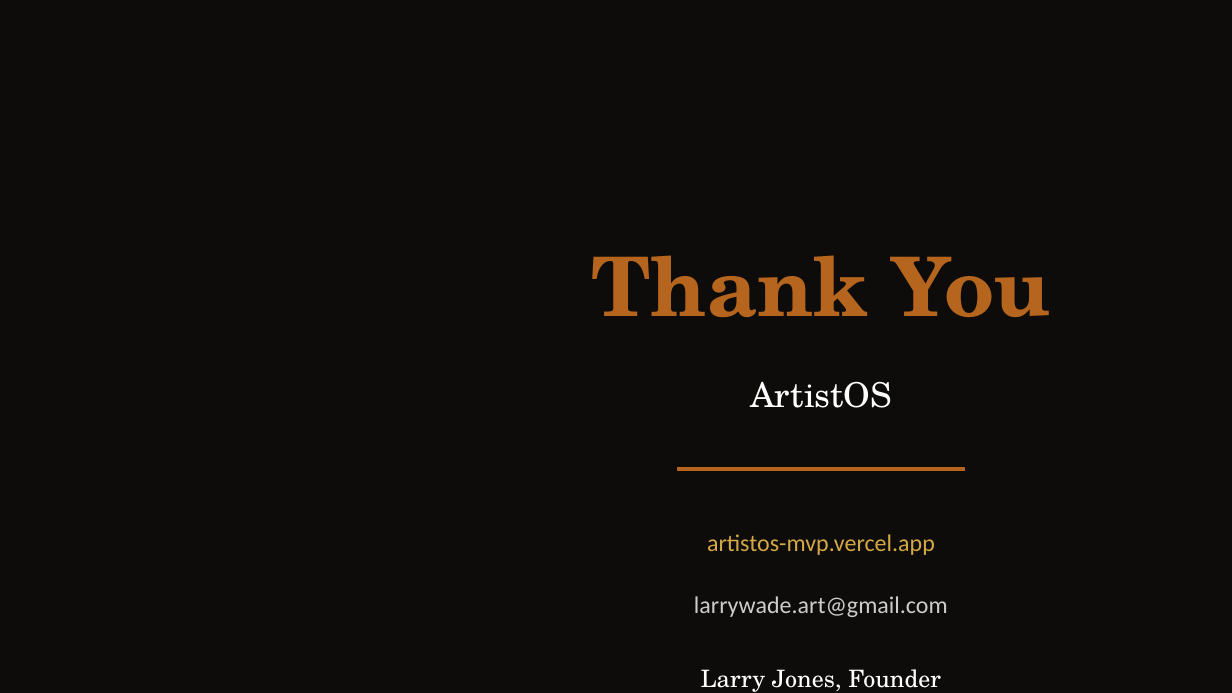
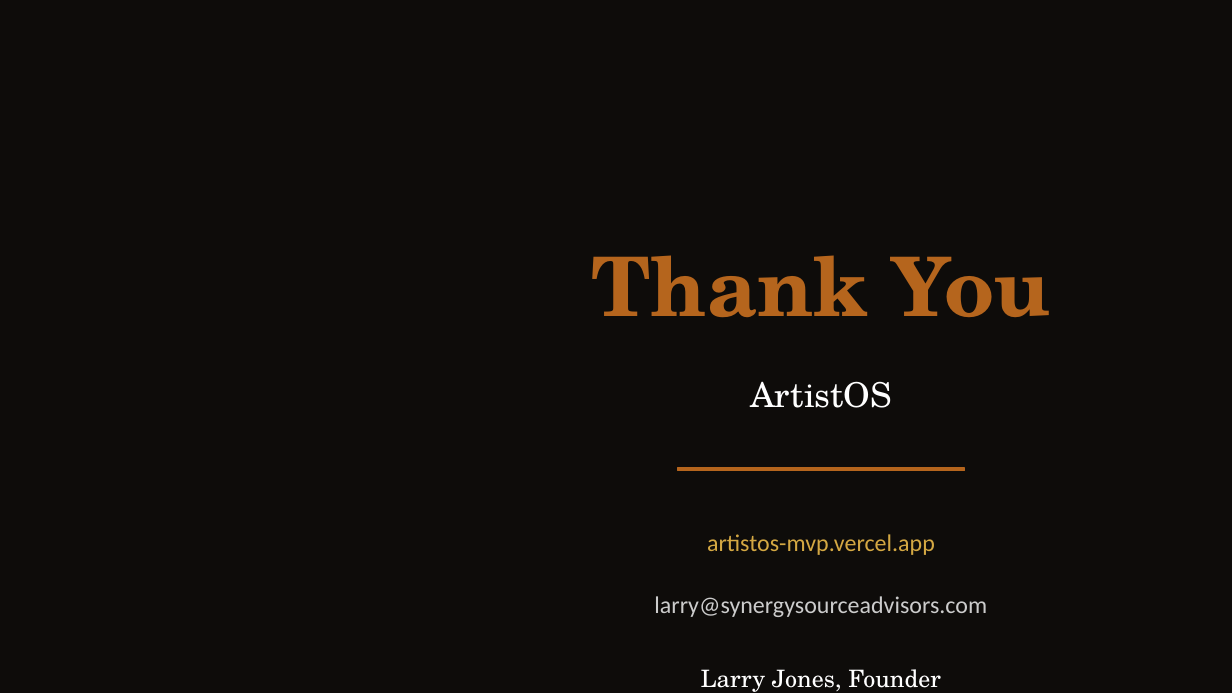
Before and after one commit to Wadjet-7/artistos-mvp, a slide deck: slide 12 of ArtistOS-Pitch-Deck.pptx. Drawn at 1232x693 pixels with LibreOffice and Linux fonts; fonts in the diff are those of the drawing. Boxes give left, top, right and bottom in pixels: in the first picture for what was removed or moved away, otherwise in the second. Text is boxed around its words. In the diff, an @@ line names an element or a change of style, - is before the commit and + after.

```diff
--- a/ArtistOS-Pitch-Deck.pptx
+++ b/ArtistOS-Pitch-Deck.pptx
@@ text at (654,596,987,617): text changed @@
-larrywade.art@gmail.com
+larry@synergysourceadvisors.com
```
Also in this commit, not shown: 7 other slides changed, 10 other files.
